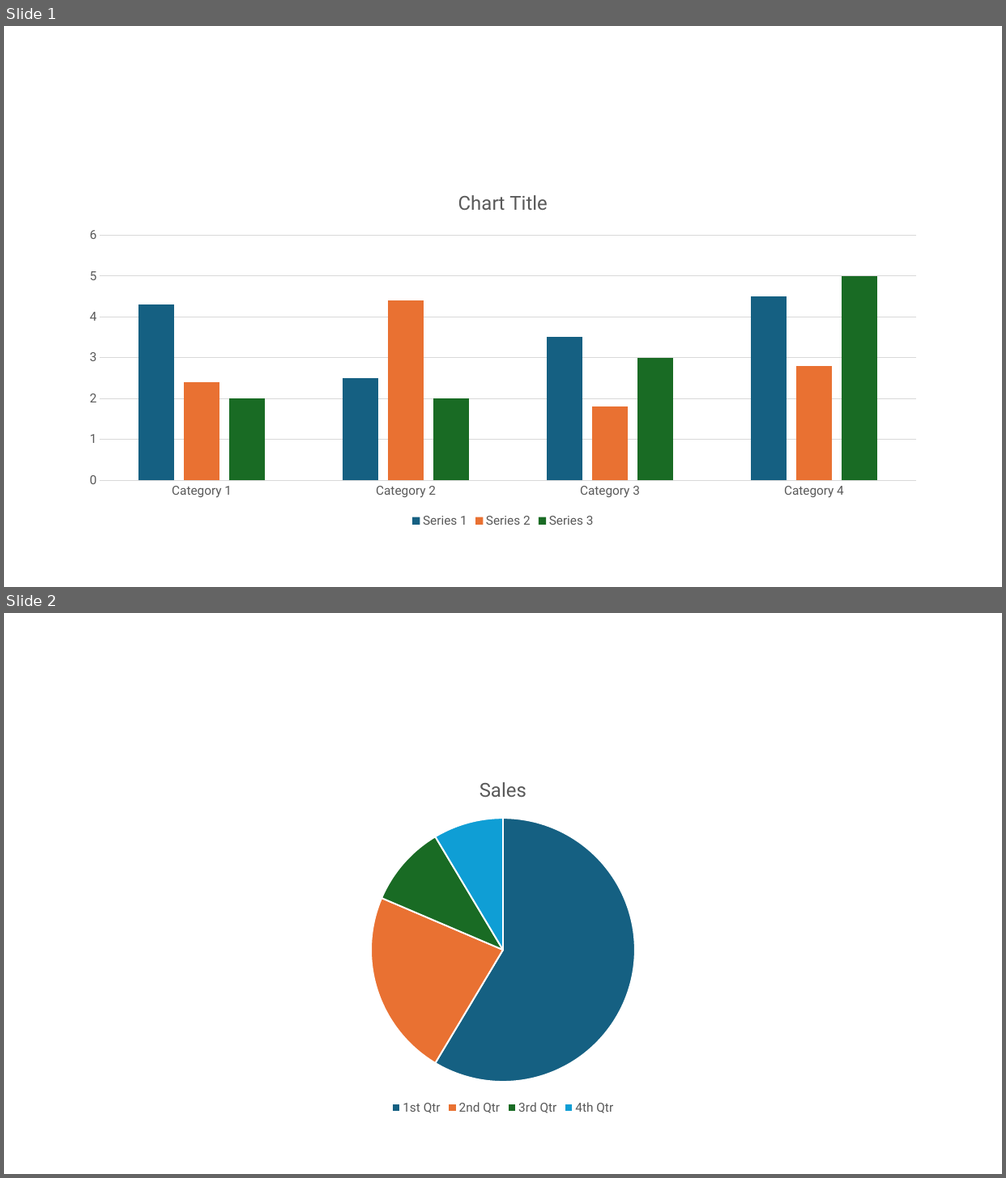
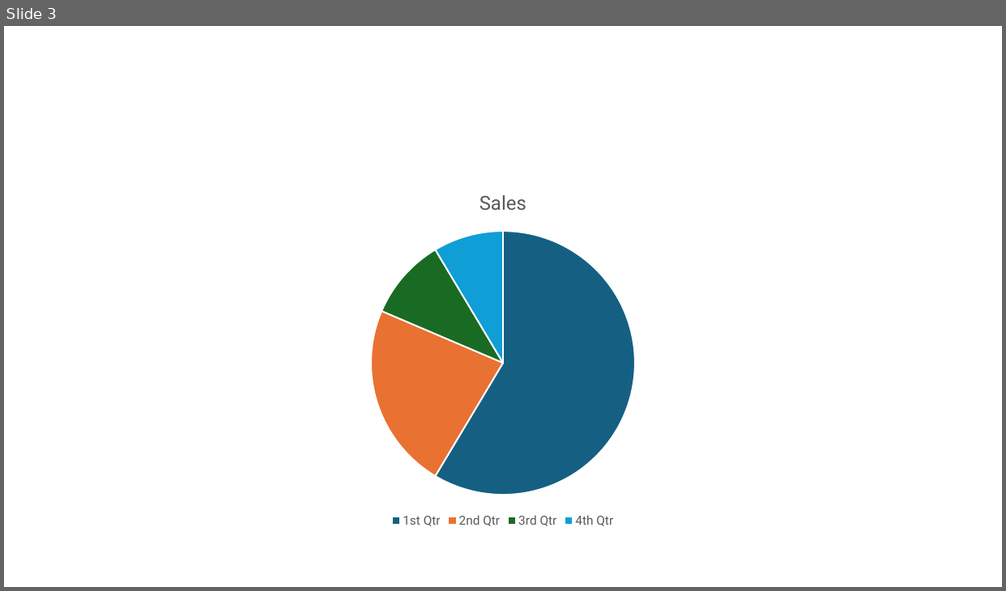
Before and after one commit to EduardoVitorInocencio/ei-beauty_sales_dashboard, a slide deck: templates/template_vendas.pptx. Shown one above the other, each under a label of ours: slides 1 and 2 before the commit, slide 3 after it. The pictures are 1006x1178 and 1006x591 pixels, drawn with LibreOffice and Linux fonts; fonts in the diff are those of the drawing. Boxes give left, top, right and bottom in pixels: in the first picture for what was removed or moved away, otherwise in the second. Text is boxed around its words. In the diff, an @@ line names an element or a change of style, - is before the commit and + after.

```diff
--- a/templates/template_vendas.pptx
+++ b/templates/template_vendas.pptx
@@ slide 1 removed at (4,26,1002,587), background #FFFFFF @@
@@ column chart removed at (73,176,934,532) @@
-categories: Category 1, Category 2, Category 3, Category 4
-Series 1: 4.3, 2.5, 3.5, 4.5
-Series 2: 2.4, 4.4, 1.8, 2.8
-Series 3: 2, 2, 3, 5
@@ what was slide 2 is now slide 3 @@
```
Also in this commit, not shown: 2 slides added, 16 other files.
